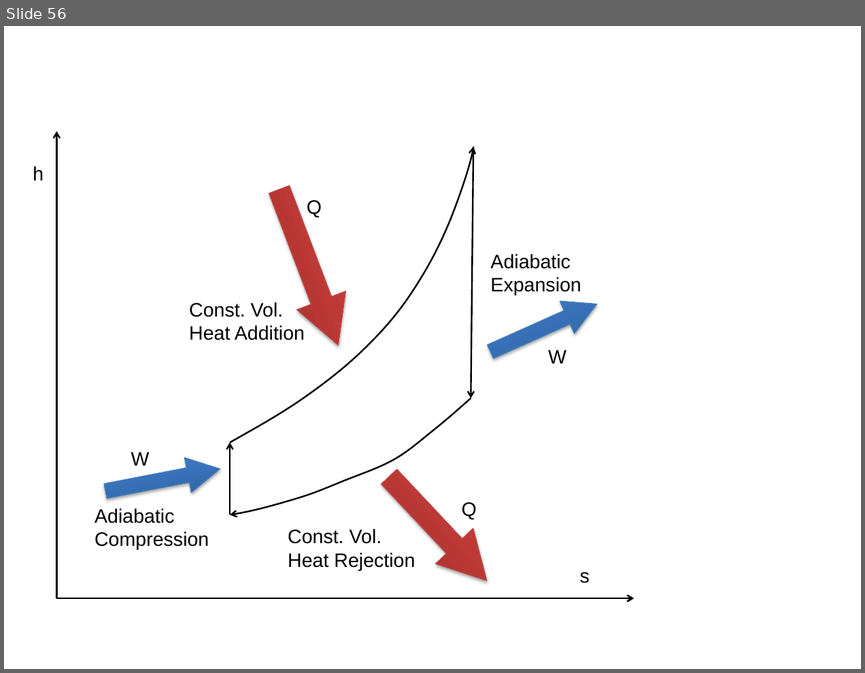
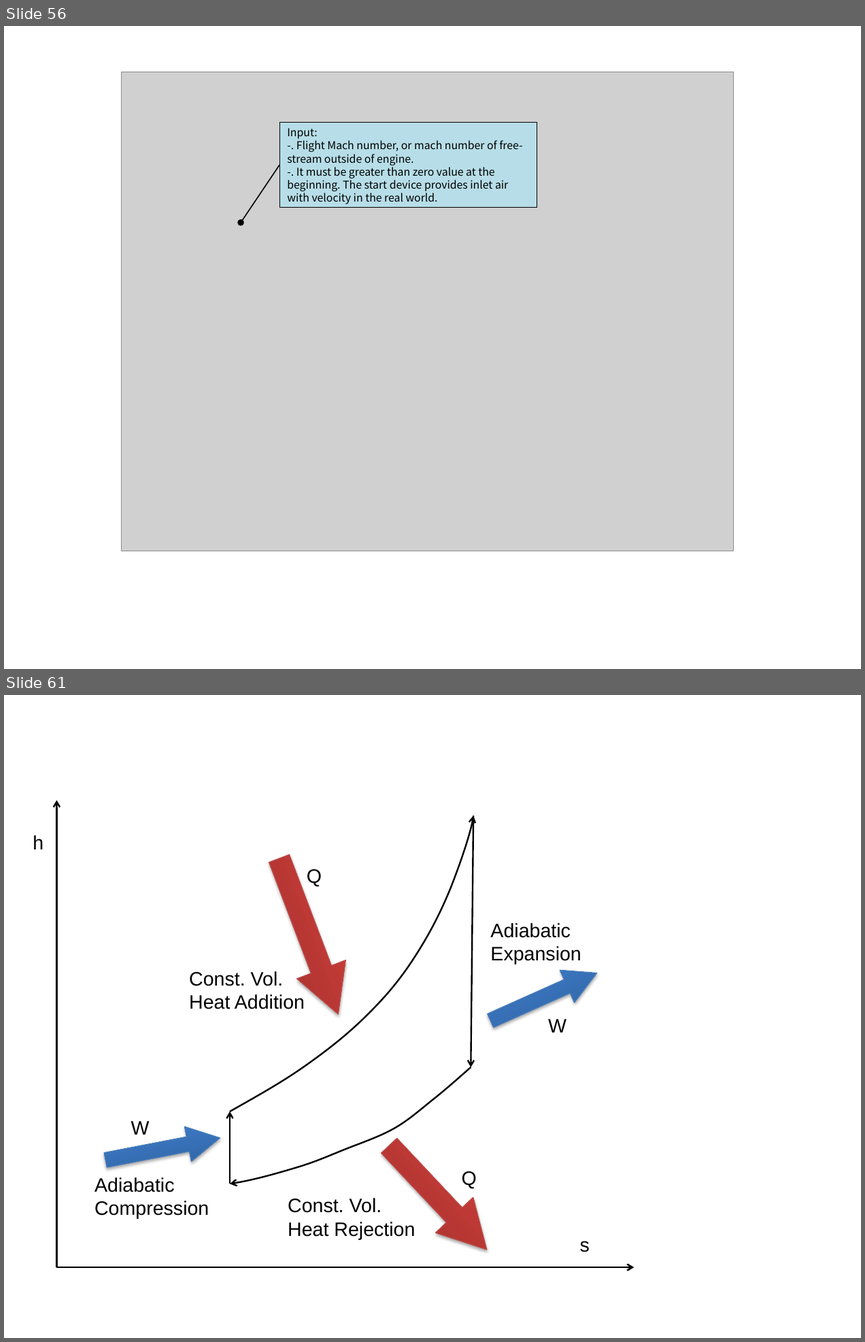
Before and after one commit to zeta-plusplus/PropulsionSystem, a slide deck: figs/makeFig.pptx. Shown one above the other, each under a label of ours: slide 56 before the commit, slides 56 and 61 after it; the slides between them are not shown. The pictures are 865x673 and 865x1342 pixels, drawn with LibreOffice and Linux fonts; fonts in the diff are those of the drawing; grey boxes stand for pictures. Boxes give left, top, right and bottom in pixels: in the first picture for what was removed or moved away, otherwise in the second. Text is boxed around its words. In the diff, an @@ line names an element or a change of style, - is before the commit and + after.

```diff
--- a/figs/makeFig.pptx
+++ b/figs/makeFig.pptx
@@ slide 56 added at <box>4,26,861,669</box>, background #FFFFFF @@
@@ picture added at <box>122,72,733,551</box> @@
@@ rectangle added at <box>280,123,537,208</box>, fill #B7DEE8, outline #000000 0.75 pt, 10 pt, text #000000 @@
+Input:
+-. Flight Mach number, or mach number of free-stream outside of engine.
+-. It must be greater than zero value at the beginning. The start device provides inlet air with velocity in the real world.
@@ arrow added from (280, 165) to (241, 223), #000000 1 pt @@
@@ what was slide 56 is now slide 61 @@
```
Also in this commit, not shown: 3 other slides added, 4 slides removed, 4 other files.
